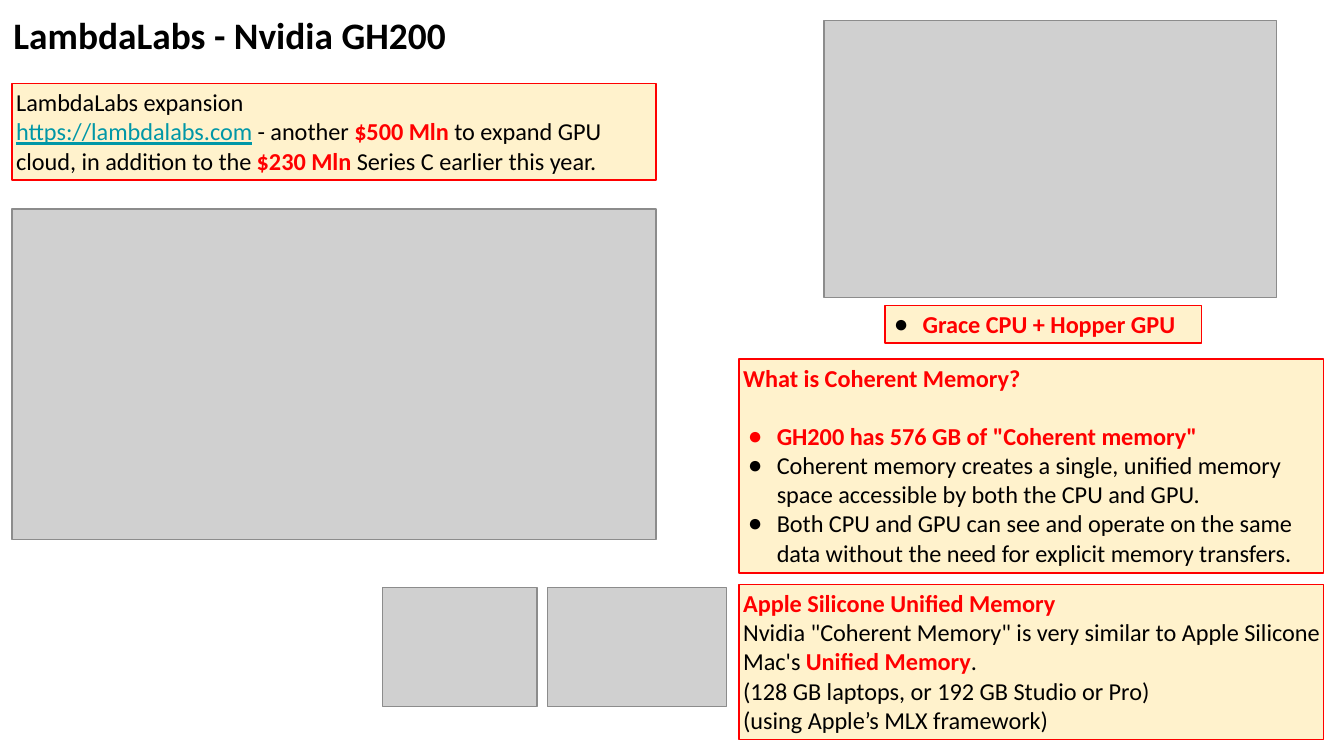
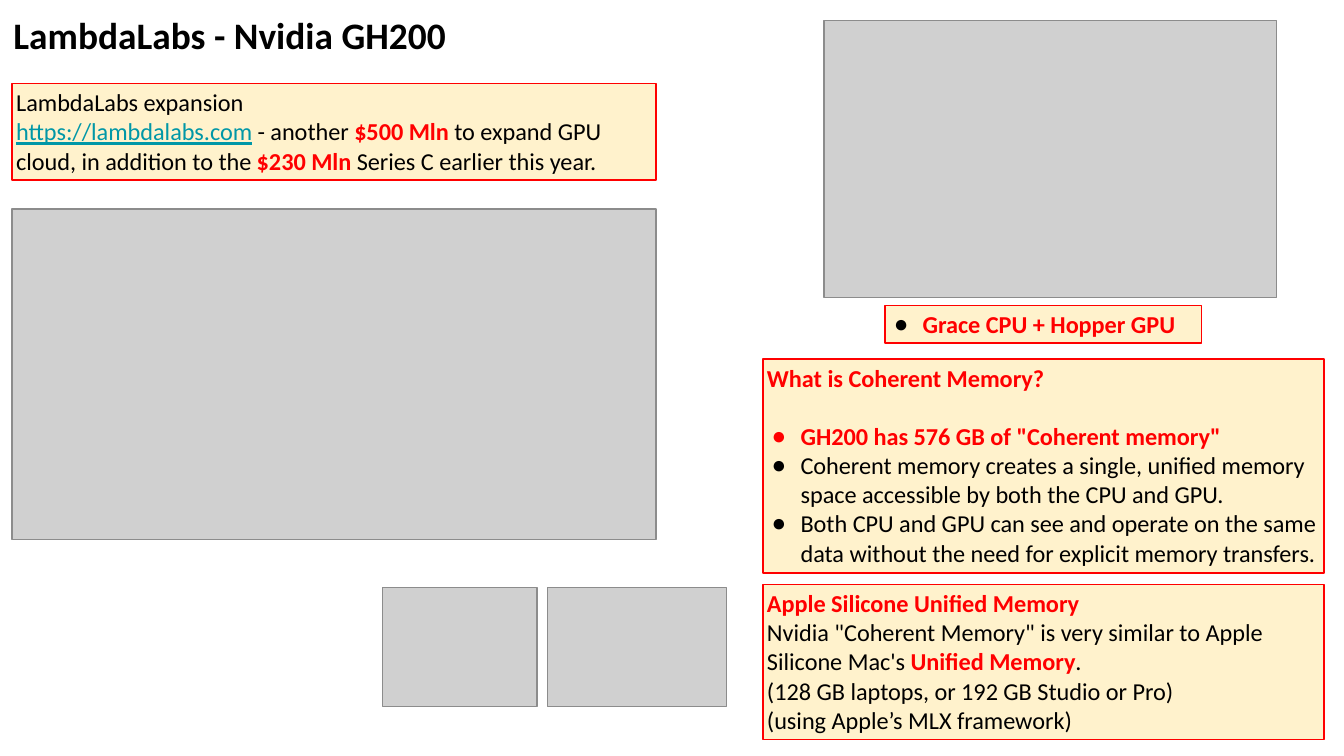
Before and after one commit to lselector/seminar, a slide deck: slide 2 of 2024/2024-04-05-AI-Updates.pptx. Drawn at 1344x756 pixels with LibreOffice and Linux fonts; fonts in the diff are those of the drawing; grey boxes stand for pictures. Boxes give left, top, right and bottom in pixels: in the first picture for what was removed or moved away, otherwise in the second. Text is boxed around its words. In the diff, an @@ line names an element or a change of style, - is before the commit and + after.

Commit message:
update

```diff
--- a/2024/2024-04-05-AI-Updates.pptx
+++ b/2024/2024-04-05-AI-Updates.pptx
@@ rectangle "What is Coherent Memory?": place and size @@
-rectangle "What is Coherent Memory?" at box(739, 359, 1324, 573)
+rectangle "What is Coherent Memory?" at box(763, 359, 1324, 573)
@@ rectangle "Apple Silicone Unified Memory": place and size @@
-rectangle "Apple Silicone Unified Memory" at box(739, 585, 1324, 739)
+rectangle "Apple Silicone Unified Memory" at box(763, 585, 1324, 739)
```
Also in this commit, not shown: 1 other slide changed.
